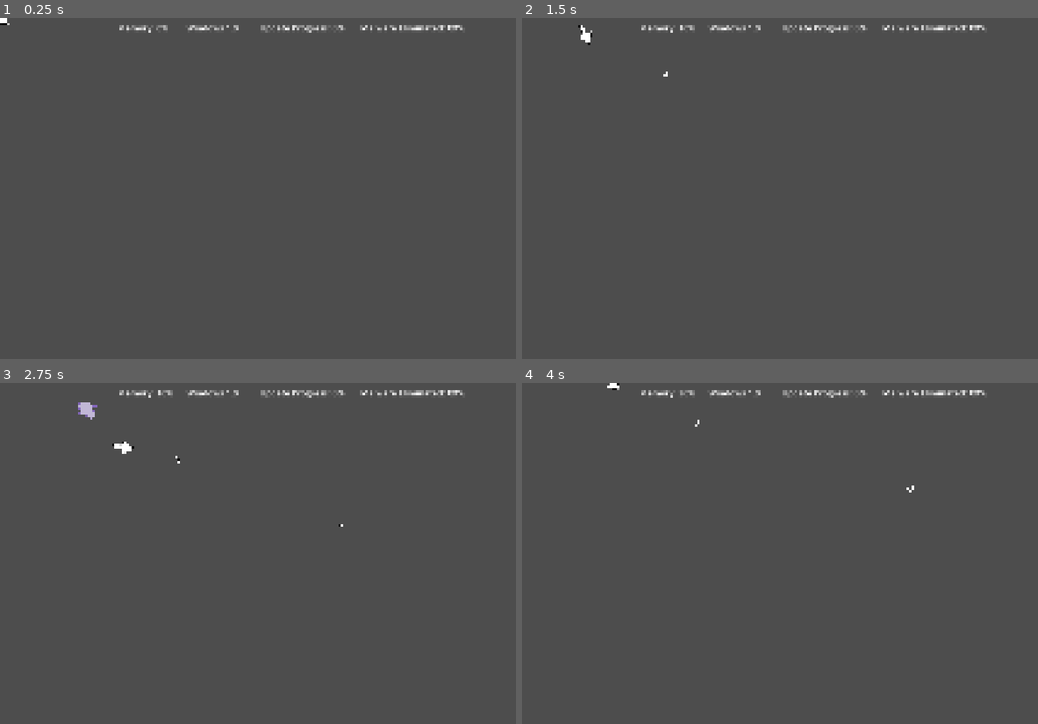
Above: before the commit, frames 1-4 (two rows, left to right).
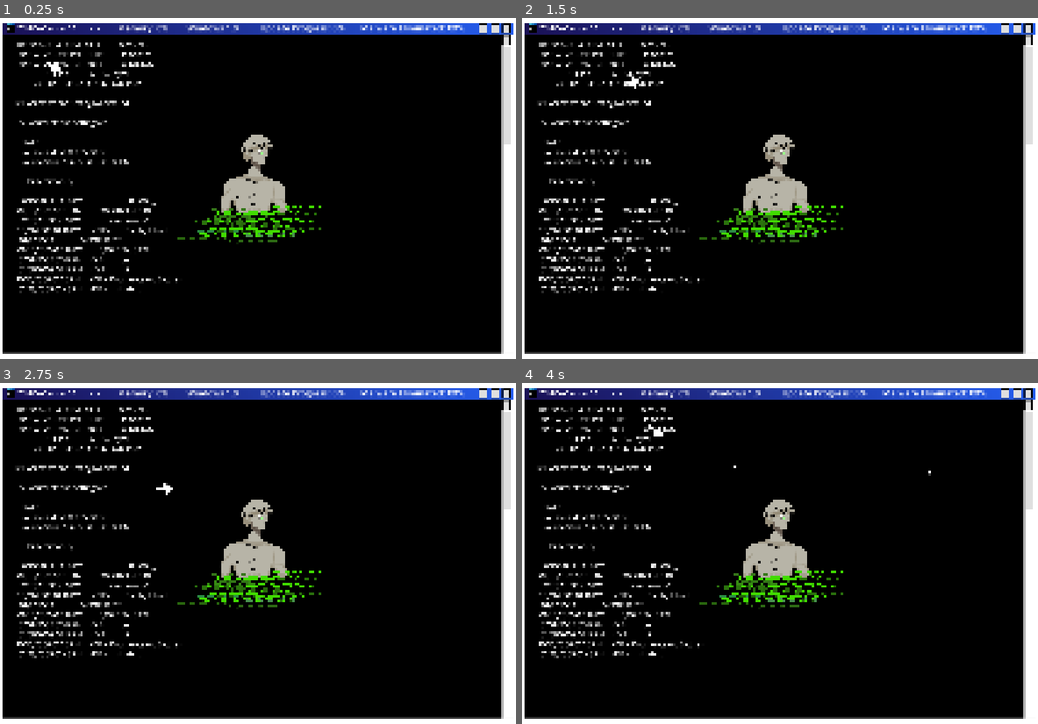
Above: after the commit, the same moments.

Repository: HaroldHuynh/2026GameJam
Game: Godot game, scene res://levels/level_1.tscn
Two runs of this game, one before a commit and one after it. Both use one fixed random seed, a clock stepped at 60 frames per second and the inputs below. Before the commit the project starts from res://player/player_test_level.tscn.
Inputs (mouse positions are in pixels of both pictures, inside the frame that each line leads up to):
- Up to frame 1 (0.25 s): no input
- Up to frame 2 (1.5 s): tap Enter at 0.5, 1.35 s; move the mouse to (893, 171) at 0.52 s; hold D (right) 0.53-1.28 s; tap Space (attack) at 0.6 s; move the mouse to (676, 205) at 1.27 s; hold S (down) from 1.28 s (still down)
- Up to frame 3 (2.75 s): move the mouse to (309, 478) at 2.02 s; release S (down) at 2.03 s; hold D (right) from 2.03 s (still down); tap Space (attack) at 2.1 s
- Up to frame 4 (4 s): move the mouse to (754, 621) at 2.77 s; release D (right) at 2.78 s; hold W (up) 2.78-3.53 s; tap Enter at 2.85 s; move the mouse to (934, 604) at 3.52 s; hold A (left) from 3.53 s (still down); tap Space (attack) at 3.6 s

The runs differ from the first frame. In frame 1, 99% of the frame differs, in the area x 0-100%, y 0-100%; in frame 2, 99%; in frame 3, 99%; in frame 4, 99%.

Commit message:
add enemy spawner to level 1

Diff:
--- a/enemy/enemy_spawner.tscn
+++ b/enemy/enemy_spawner.tscn
@@ -5,14 +5,20 @@
 [node name="EnemySpawner" type="Node2D" unique_id=94398231]
 script = ExtResource("1_cjrnn")
 
-[node name="Marker2D" type="Marker2D" parent="." unique_id=207824937]
-position = Vector2(360, -50)
+[node name="Marker2D2" type="Marker2D" parent="." unique_id=184473531]
+position = Vector2(-975, 154)
 
-[node name="Marker2D2" type="Marker2D" parent="." unique_id=184473531]
-position = Vector2(405, -50)
+[node name="Marker2D4" type="Marker2D" parent="." unique_id=1691242460]
+position = Vector2(1255, 2863)
 
-[node name="Marker2D3" type="Marker2D" parent="." unique_id=663907365]
-position = Vector2(450, -50)
+[node name="Marker2D5" type="Marker2D" parent="." unique_id=1916837688]
+position = Vector2(-1169, 1469)
+
+[node name="Marker2D6" type="Marker2D" parent="." unique_id=121411079]
+position = Vector2(4370, 148)
+
+[node name="Marker2D7" type="Marker2D" parent="." unique_id=1235348760]
+position = Vector2(4461, 2227)
 
 [node name="Timer" type="Timer" parent="." unique_id=163427404]
 autostart = true
--- a/levels/level_1.tscn
+++ b/levels/level_1.tscn
@@ -9,6 +9,7 @@
 [ext_resource type="PackedScene" uid="uid://c8oghx1s5bjhl" path="res://player/hud.tscn" id="7_gwceb"]
 [ext_resource type="PackedScene" uid="uid://dh5ejpp7j3alx" path="res://pause menu/pause menu.tscn" id="7_l53as"]
 [ext_resource type="PackedScene" uid="uid://ly1s4rhvrcxn" path="res://player/level_up_window.tscn" id="8_l53as"]
+[ext_resource type="PackedScene" uid="uid://g7njs30vno7e" path="res://enemy/enemy_spawner.tscn" id="10_08mmt"]
 
 [sub_resource type="StyleBoxFlat" id="StyleBoxFlat_3sk1a"]
 bg_color = Color(0, 0, 0, 1)
@@ -79,4 +80,7 @@
 [node name="LevelUpWindow" parent="." unique_id=251276580 instance=ExtResource("8_l53as")]
 visible = false
 
+[node name="EnemySpawner" parent="." unique_id=94398231 instance=ExtResource("10_08mmt")]
+
 [connection signal="shoot" from="player" to="BulletManager" method="_on_player_shoot"]
+[connection signal="hit_p" from="EnemySpawner" to="." method="_on_enemy_spawner_hit_p"]
--- a/project.godot
+++ b/project.godot
@@ -11,7 +11,7 @@
 [application]
 
 config/name="2026GameJam"
-run/main_scene="uid://dsasnkt4xbn8u"
+run/main_scene="uid://dasqcvhk2xm0h"
 config/features=PackedStringArray("4.7", "Mobile")
 config/icon="res://icon.svg"
 
